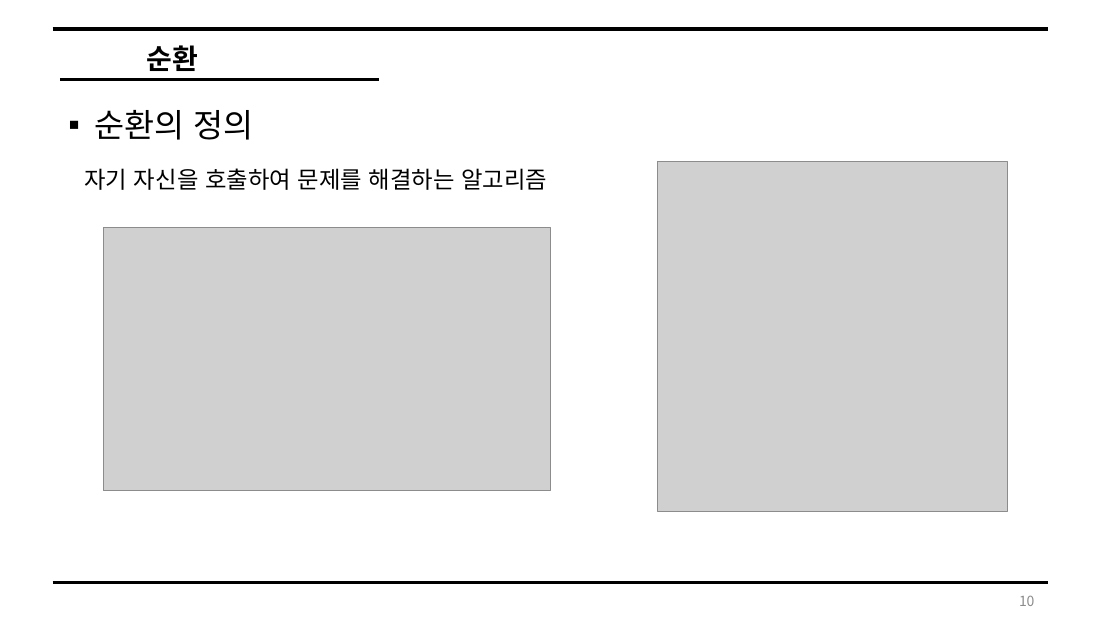
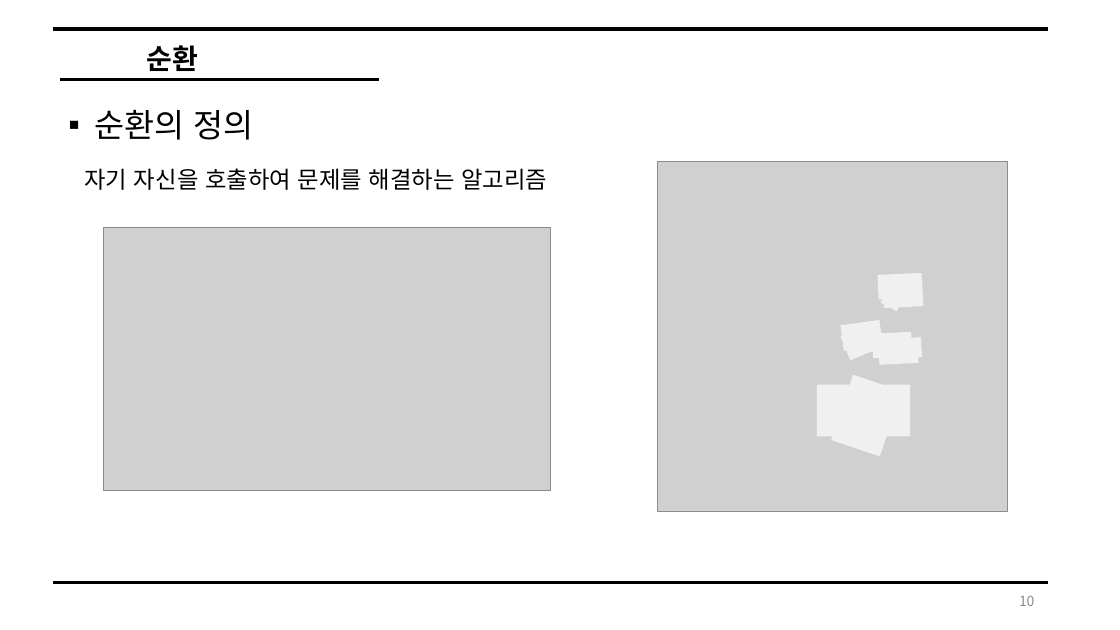
Before and after one commit to 17-76018348/Winter_2019, a slide deck: slide 10 of Data Structure/자료구조_순환.pptx. Drawn at 1120x630 pixels with LibreOffice and Linux fonts; fonts in the diff are those of the drawing; grey boxes stand for pictures. Boxes give left, top, right and bottom in pixels: in the first picture for what was removed or moved away, otherwise in the second. Text is boxed around its words. In the diff, an @@ line names an element or a change of style, - is before the commit and + after.

```diff
--- a/Data Structure/자료구조_순환.pptx
+++ b/Data Structure/자료구조_순환.pptx
@@ freeform shape added at (x1=810, y1=272, x2=931, y2=459), fill #F0F0F0 @@
```
Also in this commit, not shown: 2 other slides changed, 3 slides added.
